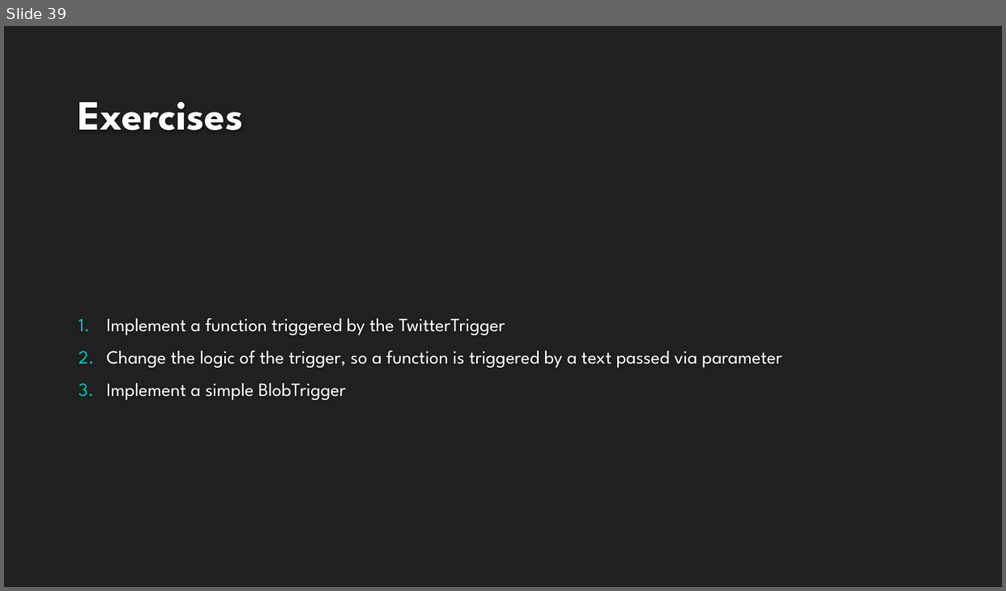
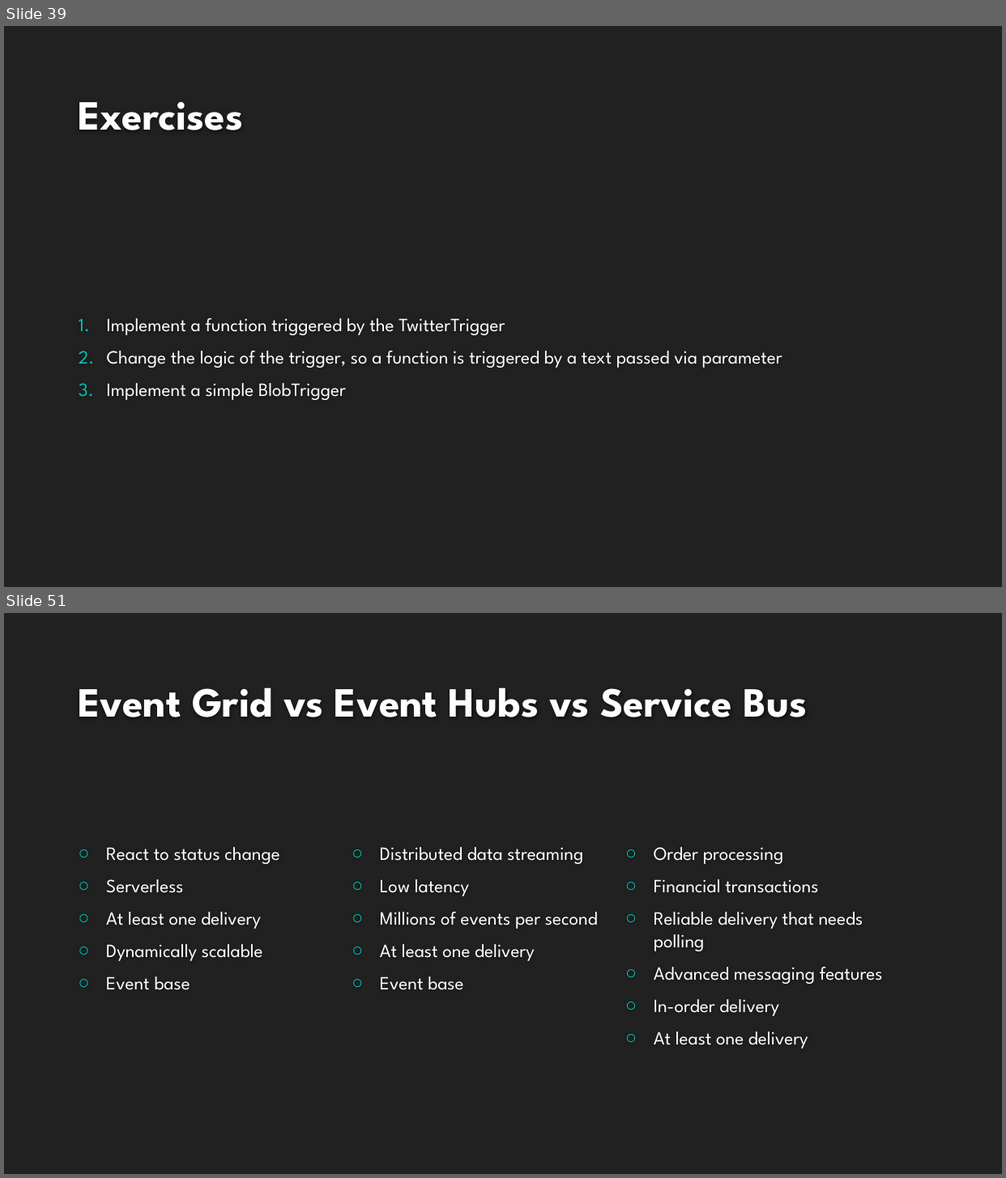
Before and after one commit to kamil-mrzyglod/Workshops, a slide deck: AzureDay2019/Developing services with Azure Functions.pptx. Shown one above the other, each under a label of ours: slide 39 before the commit, slides 39 and 51 after it; the slides between them are not shown. The pictures are 1006x591 and 1006x1178 pixels, drawn with LibreOffice and Linux fonts; fonts in the diff are those of the drawing; background and template pictures are left out. Boxes give left, top, right and bottom in pixels: in the first picture for what was removed or moved away, otherwise in the second. Text is boxed around its words. In the diff, an @@ line names an element or a change of style, - is before the commit and + after.

Commit message:
Adding slides for ut, logic apps and event grid

```diff
--- a/AzureDay2019/Developing services with Azure Functions.pptx
+++ b/AzureDay2019/Developing services with Azure Functions.pptx
@@ slide 51 added at <box>4,613,1002,1174</box>, background #212121 @@
@@ title added at <box>78,688,808,717</box>, 40 pt, text #FEFEFE, bold @@
+Event Grid vs Event Hubs vs Service Bus
@@ text added at <box>106,847,279,990</box>, 18 pt, text #FFFFFF @@
+○ React to status change
+○ Serverless
+○ At least one delivery
+○ Dynamically scalable
+○ Event base
@@ text added at <box>380,847,598,990</box>, 18 pt, text #FFFFFF @@
+○ Distributed data streaming
+○ Low latency
+○ Millions of events per second
+○ At least one delivery
+○ Event base
@@ text added at <box>654,847,883,1049</box>, 18 pt, text #FFFFFF @@
+○ Order processing
+○ Financial transactions
+○ Reliable delivery that needs polling
+○ Advanced messaging features
+○ In-order delivery
+○ At least one delivery
```
Also in this commit, not shown: 1 slide changed, 23 other slides added.
